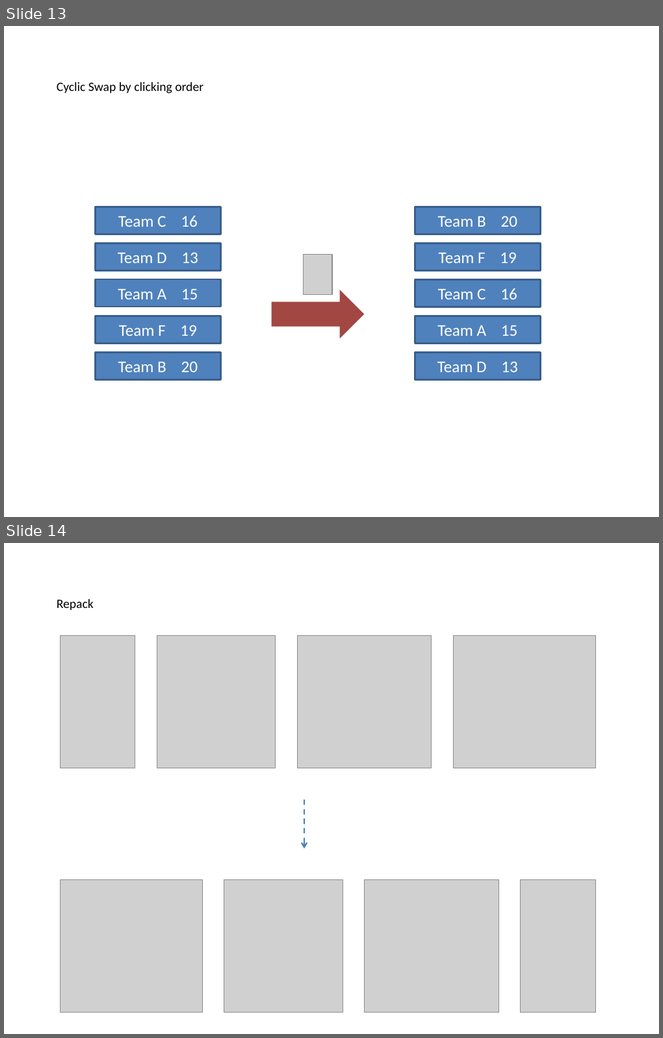
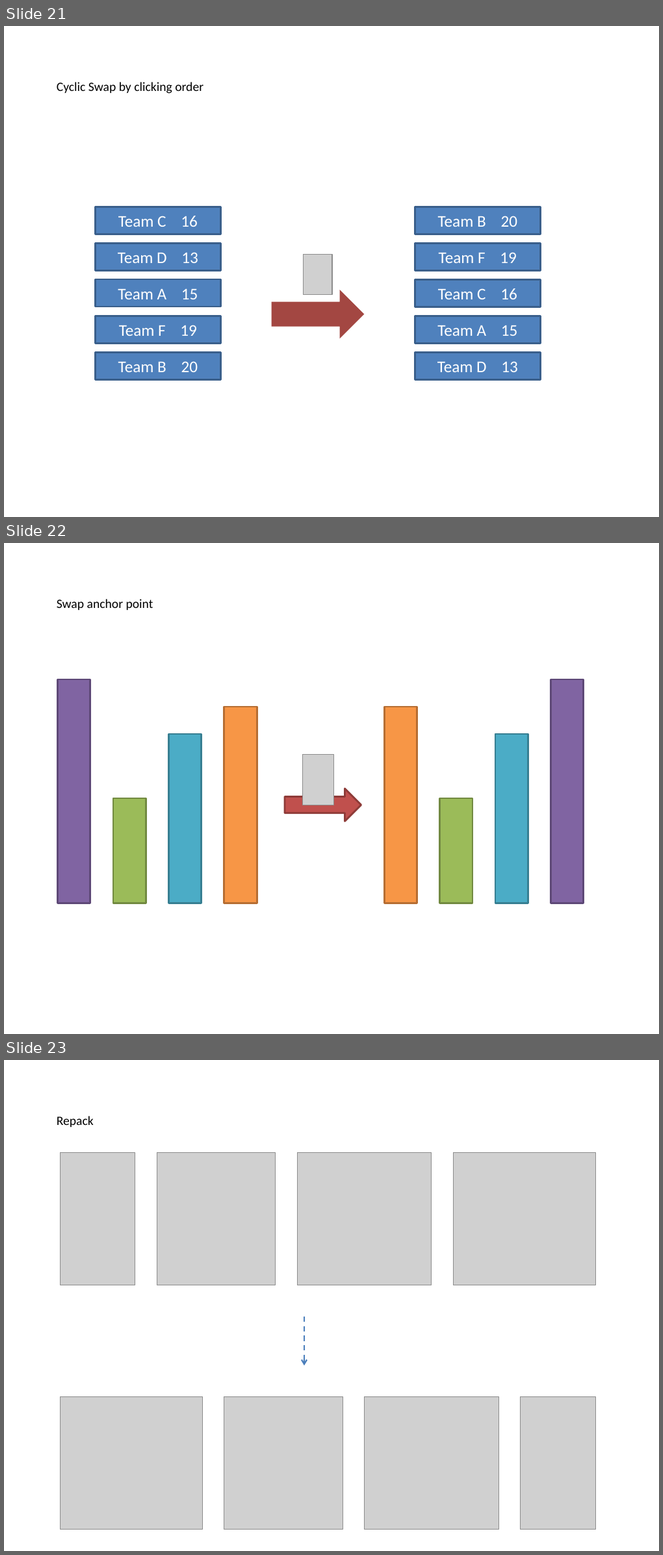
Before and after one commit to PowerPointLabs/PowerPointLabs, a slide deck: doc/Examples-PositionsLab.pptx. Shown one above the other, each under a label of ours: slides 13 and 14 before the commit, slides 21, 22 and 23 after it. The pictures are 663x1038 and 663x1555 pixels, drawn with LibreOffice and Linux fonts; fonts in the diff are those of the drawing; grey boxes stand for pictures. Boxes give left, top, right and bottom in pixels: in the first picture for what was removed or moved away, otherwise in the second. Text is boxed around its words. In the diff, an @@ line names an element or a change of style, - is before the commit and + after.

```diff
--- a/doc/Examples-PositionsLab.pptx
+++ b/doc/Examples-PositionsLab.pptx
@@ slide 22 added at (x1=4, y1=543, x2=659, y2=1034), background #FFFFFF @@
@@ text added at (x1=57, y1=599, x2=154, y2=610), 14 pt, text #000000 @@
+Swap anchor point
@@ rectangle added at (x1=58, y1=679, x2=90, y2=903), fill #8064A2, outline #5F4A78 2 pt @@
@@ rectangle added at (x1=551, y1=679, x2=584, y2=903), fill #8064A2, outline #5F4A78 2 pt @@
@@ rectangle added at (x1=224, y1=707, x2=257, y2=903), fill #F79646, outline #B76F34 2 pt @@
@@ rectangle added at (x1=385, y1=707, x2=417, y2=903), fill #F79646, outline #B76F34 2 pt @@
@@ rectangle added at (x1=168, y1=734, x2=201, y2=903), fill #4BACC6, outline #377F92 2 pt @@
@@ rectangle added at (x1=495, y1=734, x2=528, y2=903), fill #4BACC6, outline #377F92 2 pt @@
@@ picture added at (x1=303, y1=755, x2=334, y2=805) @@
@@ right arrow added at (x1=285, y1=789, x2=362, y2=821), fill #C0504D, outline #8E3B39 2 pt @@
@@ rectangle added at (x1=113, y1=798, x2=146, y2=903), fill #9BBB59, outline #738A42 2 pt @@
@@ rectangle added at (x1=440, y1=798, x2=473, y2=903), fill #9BBB59, outline #738A42 2 pt @@
@@ what was slide 13 is now slide 21 @@
@@ what was slide 14 is now slide 23 @@
```
Also in this commit, not shown: 1 slide changed, 12 other slides added, 2 slides removed.
